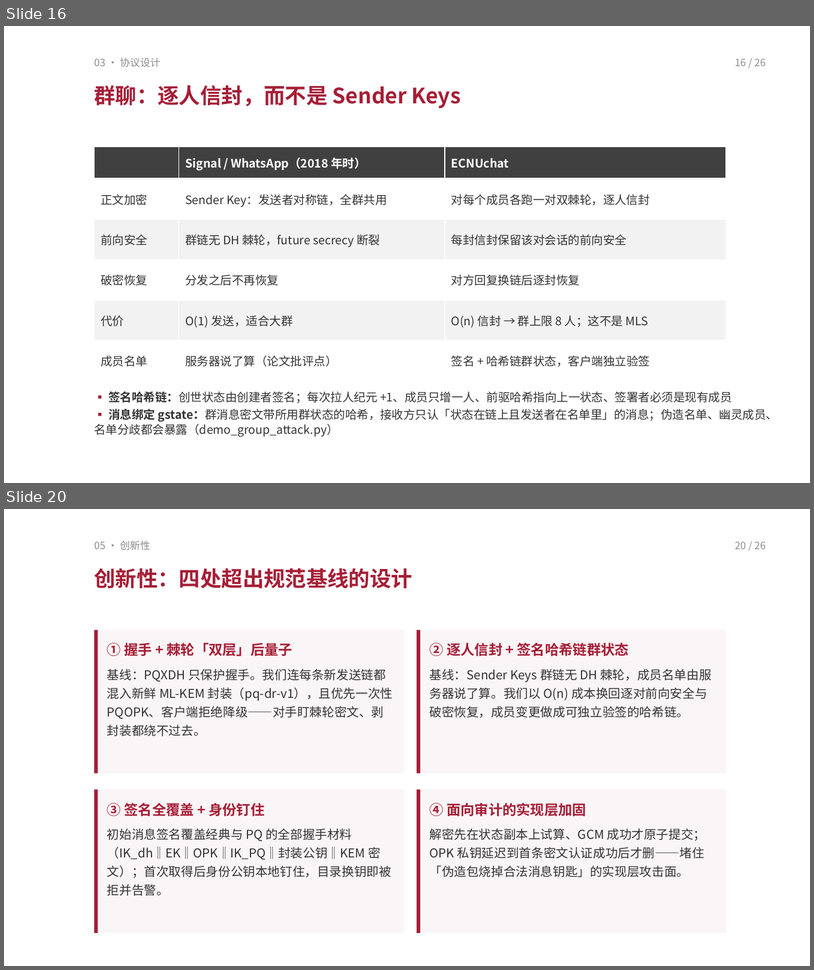
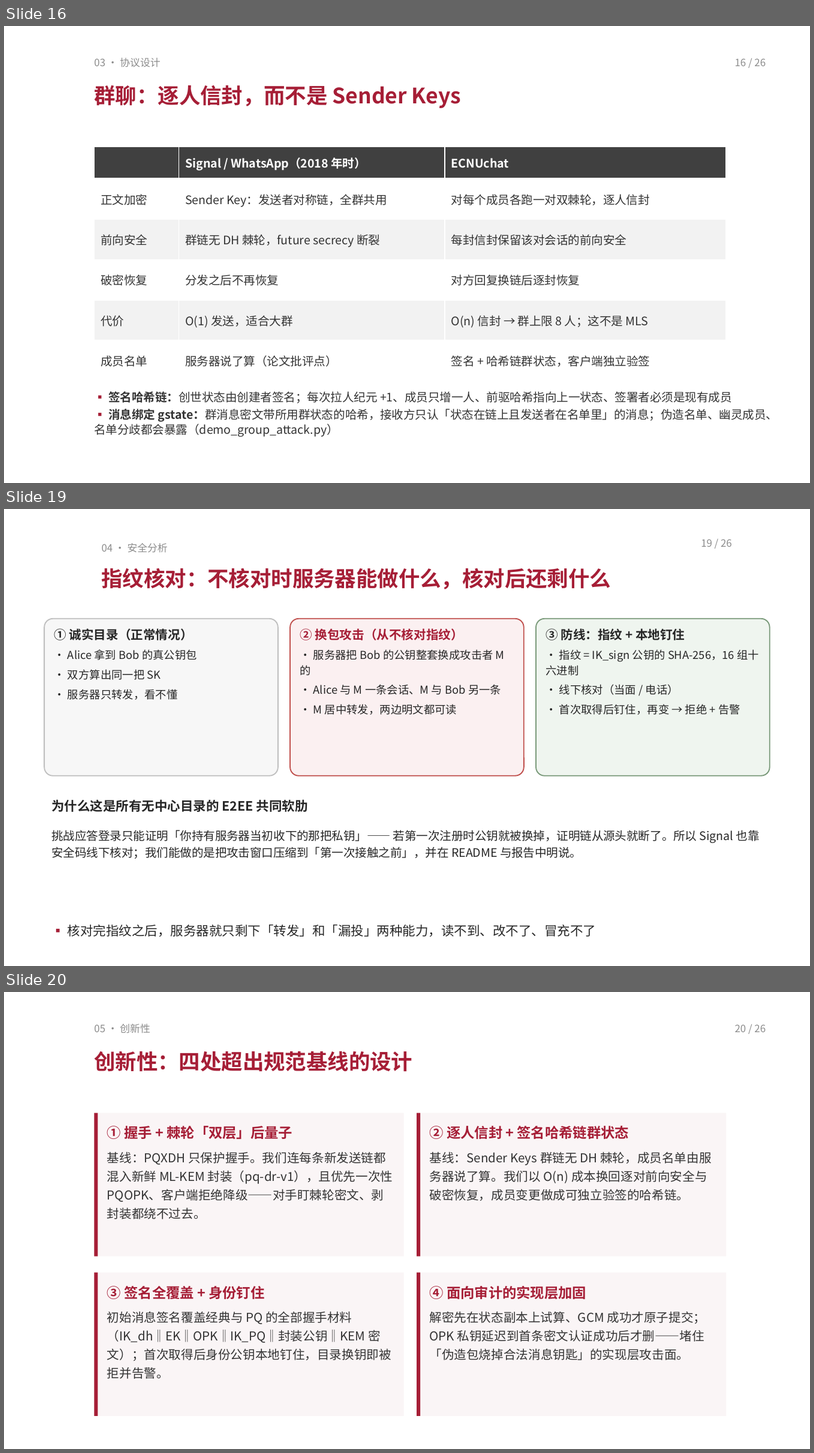
Before and after one commit to TomHaoZi/ECNUchat, a slide deck: 中期汇报/ECNUchat-中期汇报.pptx. Shown one above the other, each under a label of ours: slides 16 and 20 before the commit, slides 16, 19 and 20 after it; the slides between them are not shown. The pictures are 814x970 and 814x1453 pixels, drawn with LibreOffice and Linux fonts; fonts in the diff are those of the drawing. Boxes give left, top, right and bottom in pixels: in the first picture for what was removed or moved away, otherwise in the second. Text is boxed around its words. In the diff, an @@ line names an element or a change of style, - is before the commit and + after.

```diff
--- a/中期汇报/ECNUchat-中期汇报.pptx
+++ b/中期汇报/ECNUchat-中期汇报.pptx
@@ slide 19 added at (4,509,810,966), background #FFFFFF @@
@@ text added at (102,543,168,552), 9 pt, text #8C8C8C @@
+04 · 安全分析
@@ text added at (701,539,732,547), 9 pt, text #8C8C8C @@
+19 / 26
@@ text added at (102,568,611,589), 19 pt, text #A61E36, bold @@
+指纹核对：不核对时服务器能做什么，核对后还剩什么
@@ rounded rectangle added at (44,619,278,776), fill #F7F7F7, outline #BFBFBF 1 pt, 9.8 pt, text #262626 @@
+① 诚实目录（正常情况）
+· Alice 拿到 Bob 的真公钥包
+· 双方算出同一把 SK
+· 服务器只转发，看不懂
@@ rounded rectangle added at (290,619,524,776), fill #FBF0F1, outline #C0504D 1 pt, 9.8 pt, text #262626 @@
+② 换包攻击（从不核对指纹）
+· 服务器把 Bob 的公钥整套换成攻击者 M 的
+· Alice 与 M 一条会话、M 与 Bob 另一条
+· M 居中转发，两边明文都可读
@@ rounded rectangle added at (536,619,770,776), fill #EFF5EF, outline #7A9A7A 1 pt, 9.8 pt, text #262626 @@
+③ 防线：指纹 + 本地钉住
+· 指纹 = IK_sign 公钥的 SHA-256，16 组十六进制
+· 线下核对（当面 / 电话）
+· 首次取得后钉住，再变 → 拒绝 + 告警
@@ text added at (51,799,308,812), 11.5 pt, text #262626, bold @@
+为什么这是所有无中心目录的 E2EE 共同软肋
@@ text added at (51,830,760,859), 10.5 pt, text #262626 @@
+挑战应答登录只能证明「你持有服务器当初收下的那把私钥」—— 若第一次注册时公钥就被换掉，证明链从源头就断了。所以 Signal 也靠安全码线下核对；我们能做的是把攻击窗口压缩到「第一次接触之前」，并在 README 与报告中明说。
@@ text added at (68,925,597,937), 11.5 pt, text #262626 @@
+▪ 核对完指纹之后，服务器就只剩下「转发」和「漏投」两种能力，读不到、改不了、冒充不了
```
Also in this commit, not shown: 5 slides changed, 5 other slides added, 6 slides removed, 3 other files.
